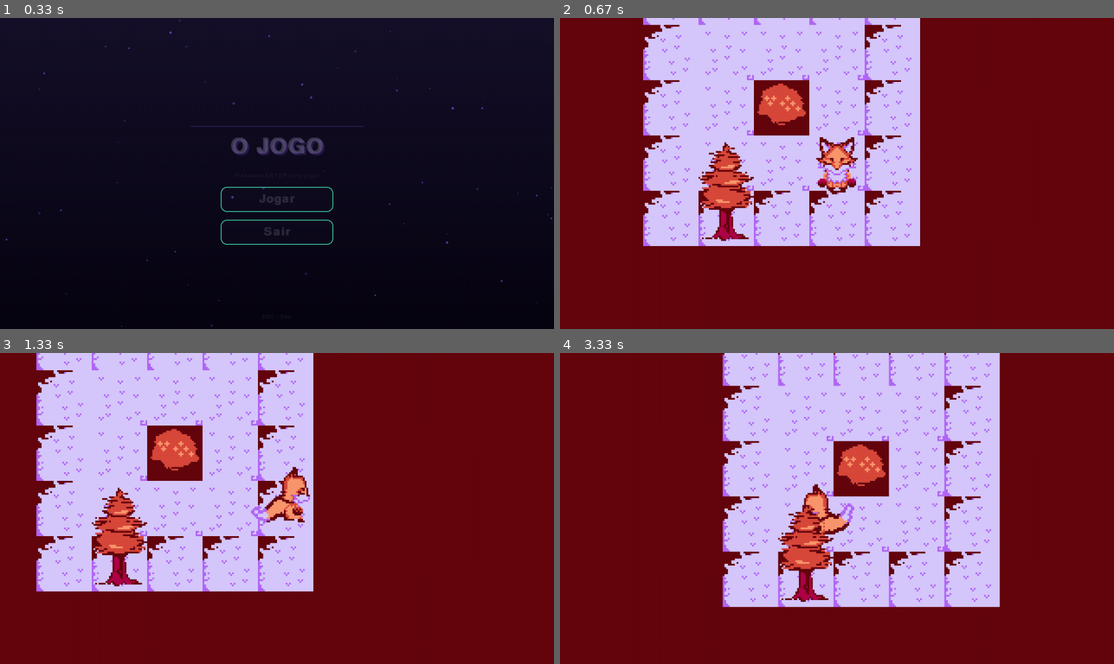
Above: before the commit, frames 1-4 (two rows, left to right).
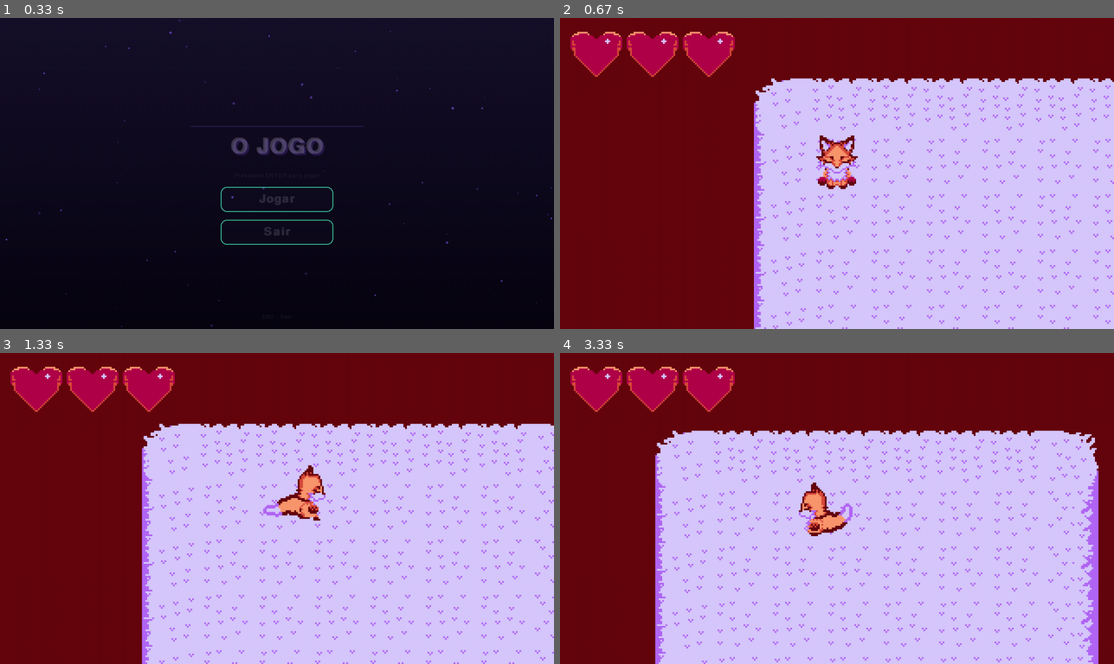
Above: after the commit, the same moments.

Repository: LucasAioriaSerpa/gaming_for_fun_pygame
Game: pygame game, started from Web_Execute_me.py
Two runs of this game, one before a commit and one after it. Both use one fixed random seed, a clock stepped at 60 frames per second and the inputs below.
Inputs (mouse positions are in pixels of both pictures, inside the frame that each line leads up to):
- Up to frame 1 (0.33 s): no input
- Up to frame 2 (0.67 s): click (814, 185) at 0.38 s
- Up to frame 3 (1.33 s): tap W at 0.67 s; hold Right from 1 s (still down)
- Up to frame 4 (3.33 s): release Right at 1.47 s; hold Up 1.5-1.8 s; hold Right 1.83-2.3 s; hold Left 2.33-2.87 s; hold Down 2.9-3.2 s; hold Left from 3.23 s (still down)

Frame 1 is identical in both runs. In frame 2, 62% of the frame differs, in the area x 1-100%, y 0-100%; in frame 3, 67%; in frame 4, 55%.

Commit message:
feat: reworked the tile and map logic for more simple and direct one

Diff:
--- a/data/maps/map_01.json
+++ b/data/maps/map_01.json
@@ -1,42 +1,12 @@
 {
-  "tileset": "start_area",
-  "spawn": { "x": 3, "y": 3 },
+  "meta_image": "start_area/map_01_meta.png",
+  "visual_image": "start_area/map_01_draw.png",
+  "entities_tileset": "start_area",
+  "color_to_entity": {
+    "0,255,255": "tree_top",
+    "255,0,255": "roof_top"
+  },
   "transitions": {
     "19,5": "maps/map_02.json"
-  },
-  "layers": {
-    "ground": [
-      [
-        "floor_light",
-        "floor_light",
-        "floor_light",
-        "floor_light",
-        "floor_light"
-      ],
-      ["floor_light", "floor_dark", "floor_dark", "floor_dark", "floor_light"],
-      ["floor_light", "floor_dark", "grass_patch", "floor_dark", "floor_light"],
-      ["floor_light", "floor_dark", "floor_dark", "floor_dark", "floor_light"],
-      [
-        "floor_light",
-        "floor_light",
-        "floor_light",
-        "floor_light",
-        "floor_light"
-      ]
-    ],
-    "decor_low": [
-      ["none", "none", "none", "none", "none"],
-      ["none", "none", "none", "none", "none"],
-      ["none", "none", "none", "none", "none"],
-      ["none", "none", "none", "none", "none"],
-      ["none", "tree_trunk", "none", "none", "none"]
-    ],
-    "decor_high": [
-      ["none", "none", "none", "none", "none"],
-      ["none", "none", "none", "none", "none"],
-      ["none", "none", "none", "none", "none"],
-      ["none", "tree_top", "none", "none", "none"],
-      ["none", "none", "none", "none", "none"]
-    ]
   }
 }
--- a/data/tile_sets/start_area.json
+++ b/data/tile_sets/start_area.json
@@ -5,7 +5,7 @@
   "tiles": {
     "floor_dark": { "grid_x": 0, "grid_y": 0 },
     "floor_light": { "grid_x": 3, "grid_y": 0 },
-    "grass_patch": { "grid_x": 0, "grid_y": 5 },
+    "grass_patch": { "grid_x": 1, "grid_y": 0 },
     "abyss": { "grid_x": 1, "grid_y": 1 },
     "path_vertical": { "grid_x": 8, "grid_y": 0 },
     "path_cross": { "grid_x": 7, "grid_y": 1 },
--- a/src/controller/playing_controller.py
+++ b/src/controller/playing_controller.py
@@ -19,10 +19,10 @@
         super().__init__(screen, change_state_cb)
         self.view = PlayingView(screen)
         self.camera = Camera(self.view.internal_size[0], self.view.internal_size[1])
-        self.load_map("maps/map_01.json")
+        self.load_map("maps/map_01")
 
-    def load_map(self, filename: str):
-        self.map_model = MapModel(filename=filename, tile_size=32)
+    def load_map(self, map_name: str):
+        self.map_model = MapModel(map_name=map_name, tile_size=32)
         self.player_model = PlayerModel(
             x=self.map_model.spawn_x,
             y=self.map_model.spawn_y,
--- a/src/model/map_model.py
+++ b/src/model/map_model.py
@@ -1,63 +1,86 @@
 import json
 import os
-from src.Config import DATA_DIR
+
+import pygame as PYG
+
+from src.Config import DATA_DIR, CONTENT_DIR
 
 class MapModel:
-    def __init__(self, filename: str, tile_size: int = 32):
+    def __init__(self, map_name: str, tile_size: int = 32):
         self.tile_size = tile_size
+        self.map_name = map_name
+        self.collision_grid = []
         self.transitions = {}
-        self.ground_layer = []
-        self.decor_low_layer = []
-        self.decor_high_layer = []
-        self.tileset_name = ""
-        self.passable_tiles = set()
+        self.enemy_spawns = []
+        self.item_spawns = []
+        self.overhead_entities = []
         self.spawn_x = 0.0
         self.spawn_y = 0.0
-        self._load_map_from_json(filename)
+        self.width_tiles = 0
+        self.height_tiles = 0
+        self.visual_image_path = ""
+        self.visual_surface = None
+        self._load_map_data()
 
-    def _load_map_from_json(self, filename: str):
-        filepath = os.path.join(DATA_DIR, filename)
+    def _load_map_data(self):
+        filepath = os.path.join(DATA_DIR, f"{self.map_name}.json")
         with open(filepath, "r", encoding="utf-8") as f:
             data = json.load(f)
-        self.tileset_name = data.get("tileset", "start_area")
-        self.transitions = data.get("transitions", {})
-        self._load_tileset_properties(self.tileset_name)
-        layers = data.get("layers", {})
-        self.ground_layer = layers.get("ground", [])
-        self.decor_low_layer = layers.get("decor_low", [])
-        self.decor_high_layer = layers.get("decor_high", [])
-        self.height_tiles = len(self.ground_layer)
-        self.width_tiles = len(self.ground_layer[0]) if self.height_tiles > 0 else 0
-        self.width_pixels = self.width_tiles * self.tile_size
-        self.height_pixels = self.height_tiles * self.tile_size
-        self.spawn_data = data.get("spawn", {"x": 1, "y": 1})
-        self.spawn_x = self.spawn_data["x"] * self.tile_size
-        self.spawn_y = self.spawn_data["y"] * self.tile_size
+        meta_image_path = data.get("meta_image")
+        self.visual_image_path = data.get("visual_image")
+        self.entities_tileset = data.get("entities_tileset", "start_area")
+        self.color_to_entity = data.get("color_to_entity", {})
+        self.transitions_targets = data.get("transitions", {})
+        self._parse_meta_image(meta_image_path)
 
-    def _load_tileset_properties(self, tileset_name: str):
-        tileset_path = os.path.join(DATA_DIR, "tile_sets", f"{tileset_name}.json")
-        if os.path.exists(tileset_path):
-            with open(tileset_path, "r", encoding="utf-8") as f:
-                ts_data = json.load(f)
-            self.passable_tiles = set(ts_data.get("passable", []))
-        else:
-            self.passable_tiles = set()
+    def _parse_meta_image(self, meta_filename: str):
+        full_path = os.path.join(CONTENT_DIR, "maps", meta_filename)
+        try:
+            meta_surf = PYG.image.load(full_path).convert_alpha()
+            self.width_tiles  = meta_surf.get_width()  // self.tile_size
+            self.height_tiles = meta_surf.get_height() // self.tile_size
+            if self.width_tiles != 0 or self.height_tiles != 0: scale_up = False
+            else:
+                self.width_tiles = meta_surf.get_width()
+                self.height_tiles = meta_surf.get_height()
+                scale_up = True
+            self.collision_grid = [[False for _ in range(self.width_tiles)] for _ in range(self.height_tiles)]
+            for y in range(self.height_tiles):
+                for x in range(self.width_tiles):
+                    if scale_up:
+                        pixel_x = x
+                        pixel_y = y
+                    else:
+                        pixel_x = (x * self.tile_size) + (self.tile_size // 2)
+                        pixel_y = (y * self.tile_size) + (self.tile_size // 2)
+                    r,g,b, a = meta_surf.get_at((pixel_x,pixel_y))
+                    if a == 0: continue
+                    color_str = f"{r},{g},{b}"
+                    if color_str in self.color_to_entity:
+                        entity_name = self.color_to_entity[color_str]
+                        self.overhead_entities.append((entity_name, x, y))
+                    else:
+                        match (r,g,b):
+                            case (  0,  0,  0):
+                                self.collision_grid[y][x] = True    #? PRETO: Parede
+                            case (  0,255,  0):                     #? VERDE: Spawn Jogador
+                                self.spawn_x = x * self.tile_size
+                                self.spawn_y = y * self.tile_size
+                            case (255,  0,  0):
+                                self.enemy_spawns.append((x,y))     #? VERMELHO: Inimigo
+                            case (  0,  0,255):                     #? AZUL: Transição
+                                pass
+                            case (255,255,  0):                     #? AMARELO: Item
+                                self.item_spawns.append((x,y))
+        except FileNotFoundError:
+            print(f"[MapModel] Erro: Imagem de meta-dados '{meta_filename}' não encontrada.")
 
     def is_wall(self, grid_x: int, grid_y: int) -> bool:
         if 0 <= grid_y < self.height_tiles and 0 <= grid_x < self.width_tiles:
-            tile_ground = self.ground_layer[grid_y][grid_x]
-            if grid_y < len(self.decor_low_layer) and grid_x < len(self.decor_low_layer[grid_y]):
-                tile_decor = self.decor_low_layer[grid_y][grid_x]
-            else:
-                tile_decor = "none"
-            if tile_ground not in self.passable_tiles:
-                return True
-            if tile_decor != "none" and tile_decor not in self.passable_tiles:
-                return True
-            return False
+            return self.collision_grid[grid_y][grid_x]
         return True
 
-    def get_tile_at(self, pixel_x: int, pixel_y: int) -> str:
+    def get_tile_at(self, pixel_x:float,pixel_y:float)->str:
         grid_x = int(pixel_x // self.tile_size)
         grid_y = int(pixel_y // self.tile_size)
         return f"{grid_x},{grid_y}"
--- a/src/model/player_model.py
+++ b/src/model/player_model.py
@@ -15,6 +15,8 @@
         self.speed = 150.0
         self.direction = "down"
         self.is_moving = False
+        self.max_health = 3
+        self.current_health = 3
         self.wag_timer = 0.0
         self.num_tail_segments = 10
         self.tail_segments_length = 2.5
--- a/src/view/playing_view.py
+++ b/src/view/playing_view.py
@@ -14,8 +14,20 @@
         super().__init__(screen)
         self.internal_size = (SCREEN_SIZE.WIDTH/SCREEN_ZOOM[1], SCREEN_SIZE.HEIGHT/SCREEN_ZOOM[1])
         self.internal_surf = PYG.Surface(self.internal_size)
-        self.current_tileset_name = ""
-        self.tileset_cache = {}
+        self.current_map_name = ""
+        self.map_visual_surface = None
+        self.entities_cache = {}
+        ui_image_path = os.path.join(CONTENT_DIR, "interfaces", "heart/heart_spreedsheet.png")
+        try:
+            self.heart_sheet = PYG.image.load(ui_image_path).convert_alpha()
+            self.heart_full = self.heart_sheet.subsurface(PYG.Rect(0,0,32,32))
+            self.heart_empty = self.heart_sheet.subsurface(PYG.Rect(32,0,32,32))
+        except FileNotFoundError:
+            print("[UI] Aviso: Imagem dos corações não encontrada.. Usando blocos genéricos.")
+            self.heart_full = PYG.Surface((32,32))
+            self.heart_full.fill((255,0,0))
+            self.heart_empty = PYG.Surface((32,32))
+            self.heart_empty.fill((50,50,50))
         idle_sheet_path = os.path.join(CONTENT_DIR, "player", "images/player.png")
         self.idle_sheet = PYG.image.load(idle_sheet_path).convert_alpha()
         self.idle_frames = {
@@ -48,47 +60,25 @@
 
     def draw(self, player_model: PlayerModel, map_model: MapModel, camera: Camera):
         self.internal_surf.fill(Colors.FOX_OUTLINE)
-        #? Verifica se o mapa alterou o tileset ativo
-        if self.current_tileset_name != map_model.tileset_name:
-            self.tileset_cache = load_tileset(map_model.tileset_name, map_model.tile_size)
-            self.current_tileset_name = map_model.tileset_name
         offset_x = int(camera.x)
         offset_y = int(camera.y)
-        ts = map_model.tile_size
-        #? Camada 1 & 2: Ground & Decor low sendo renderizado juntos
-        for row_idx in range(map_model.height_tiles):
-            for col_idx in range(map_model.width_tiles):
-                x = col_idx * ts - offset_x
-                y = row_idx * ts - offset_y
-                if -ts < x < self.internal_size[0] and -ts < y < self.internal_size[1]:
-                    #? Ground
-                    tile_ground = map_model.ground_layer[row_idx][col_idx]
-                    img_ground = self.tileset_cache.get(tile_ground, self.tileset_cache.get("fallback"))
-                    if img_ground:
-                        self.internal_surf.blit(img_ground, (x, y))
-                    #? Decor low
-                    if row_idx < len(map_model.decor_low_layer) and col_idx < len(map_model.decor_low_layer[row_idx]):
-                        tile_low = map_model.decor_low_layer[row_idx][col_idx]
-                        if tile_low != "none":
-                            img_low = self.tileset_cache.get(tile_low)
-                            if img_low:
-                                self.internal_surf.blit(img_low, (x, y))
-        #? Render da Cauda
-        def _draw_tail():
-            radius_func = lambda i: max(1, int(5.5 - i * 0.5))
-            for i, point in enumerate(player_model.tail_points):
-                base_radius = radius_func(i)
-                outline_radius = base_radius + 2
-                tx = int(point[0] - offset_x)
-                ty = int(point[1] - offset_y)
-                current_outline = Colors.FOX_PURPLE if i >= player_model.num_tail_segments - 3 else Colors.FOX_OUTLINE
-                PYG.draw.circle(self.internal_surf, current_outline, (tx, ty), outline_radius)
-            for i, point in enumerate(player_model.tail_points):
-                base_radius = radius_func(i)
-                tx = int(point[0] - offset_x)
-                ty = int(point[1] - offset_y)
-                current_color = Colors.FOX_TIP if i >= player_model.num_tail_segments - 3 else Colors.FOX_BASE
-                PYG.draw.circle(self.internal_surf, current_color, (tx, ty), base_radius)
+        tile_size = map_model.tile_size
+        if self.current_map_name != map_model.map_name:
+            full_path = os.path.join(CONTENT_DIR, "maps", map_model.visual_image_path)
+            try:
+                self.map_visual_surface = PYG.image.load(full_path).convert_alpha()
+                target_width  = map_model.width_tiles  * tile_size
+                target_height = map_model.height_tiles * tile_size
+                if self.map_visual_surface.get_size() != (target_width, target_height):
+                    self.map_visual_surface = PYG.transform.scale(self.map_visual_surface, (target_width, target_height))
+            except FileNotFoundError:
+                print(f"[View] Erro: Arte final do map '{map_model.visual_image_path}' não encontrada.")
+                self.map_visual_surface = PYG.Surface((800, 600))
+                self.map_visual_surface.fill((255, 0, 255))
+            self.entities_cache = load_tileset(map_model.entities_tileset, tile_size)
+            self.current_map_name = map_model.map_name
+        if self.map_visual_surface:
+            self.internal_surf.blit(self.map_visual_surface, (-offset_x, -offset_y))
         #? Camada 3: Personagem (Z-index da Cauda de maneira dinamica)
         if player_model.is_moving:
             current_frame = self.run_animations[player_model.direction][self.anim_index][0]
@@ -98,22 +88,44 @@
         py = player_model.rect.y - offset_y
         if player_model.direction == "up":
             self.internal_surf.blit(current_frame, (px, py))
-            _draw_tail()
+            self._draw_tail(player_model, offset_x, offset_y)
         else:
-            _draw_tail()
+            self._draw_tail(player_model, offset_x, offset_y)
             self.internal_surf.blit(current_frame, (px, py))
-        #? Camada 4: Decor High
-        for row_idx in range(len(map_model.decor_high_layer)):
-            for col_idx in range(len(map_model.decor_high_layer[row_idx])):
-                tile_high = map_model.decor_high_layer[row_idx][col_idx]
-                if tile_high != "none":
-                    x = col_idx * ts - offset_x
-                    y = row_idx * ts - offset_y
-                    if -ts < x < self.internal_size[0] and -ts < y < self.internal_size[1]:
-                        img_high = self.tileset_cache.get(tile_high)
-                        if img_high:
-                            self.internal_surf.blit(img_high, (x, y))
+        for entity_name, grid_x, grid_y in map_model.overhead_entities:
+            x = grid_x * tile_size - offset_x
+            y = grid_y * tile_size - offset_y
+            if -tile_size < x < self.internal_size[0] and -tile_size < y < self.internal_size[1]:
+                img_entity = self.entities_cache.get(entity_name)
+                if img_entity: self.internal_surf.blit(img_entity, (x,y))
         PYG.transform.scale(self.internal_surf, self.screen.get_size(), self.screen)
+        ui_start_x = 20
+        ui_start_y = 20
+        scale_heart = tile_size * 4
+        size_heart = (scale_heart, scale_heart)
+        spacing = scale_heart + 2
+        for i in range(player_model.max_health):
+            heart_x = ui_start_x + (i * spacing)
+            if i < player_model.current_health:
+                self.screen.blit(PYG.transform.scale(self.heart_full, size_heart), (heart_x, ui_start_y))
+            else:
+                self.screen.blit(PYG.transform.scale(self.heart_empty, size_heart), (heart_x, ui_start_y))
+
+    def _draw_tail(self, player_model: PlayerModel, offset_x: int, offset_y: int):
+        radius_func = lambda i: max(1, int(5.5 - i * 0.5))
+        for i, point in enumerate(player_model.tail_points):
+            base_radius = radius_func(i)
+            outline_radius = base_radius + 2
+            tx = int(point[0] - offset_x)
+            ty = int(point[1] - offset_y)
+            current_outline = Colors.FOX_PURPLE if i >= player_model.num_tail_segments - 3 else Colors.FOX_OUTLINE
+            PYG.draw.circle(self.internal_surf, current_outline, (tx, ty), outline_radius)
+        for i, point in enumerate(player_model.tail_points):
+            base_radius = radius_func(i)
+            tx = int(point[0] - offset_x)
+            ty = int(point[1] - offset_y)
+            current_color = Colors.FOX_TIP if i >= player_model.num_tail_segments - 3 else Colors.FOX_BASE
+            PYG.draw.circle(self.internal_surf, current_color, (tx, ty), base_radius)
 
     def player_model_to_screen(self, player_model: PlayerModel) -> tuple[int, int]:
         return (int(player_model.rect.x), int(player_model.rect.y))
Binary file added: content/interfaces/heart/heart_spreedsheet.png
Binary file added: content/maps/start_area/map_01_draw.png
Binary file added: content/maps/start_area/map_01_meta.png
Renamed: content/tiles_sets/start_area/start_area.png -> content/maps/start_area/tile_set/start_area.png
Renamed: content/tiles_sets/test/floor.png -> content/maps/test/tile_set/floor.png
Renamed: content/tiles_sets/test/wall.png -> content/maps/test/tile_set/wall.png
Not shown, added: content/asesprite-files/heart_spreedsheet.aseprite
Not shown, added: content/asesprite-files/map_01.aseprite
Not shown, changed: content/asesprite-files/start_area.aseprite
